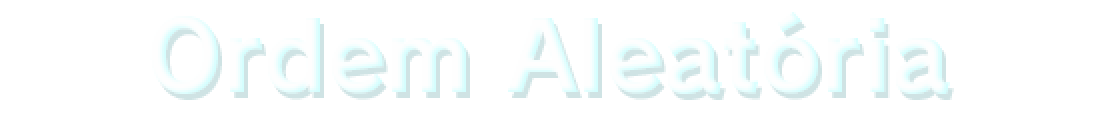
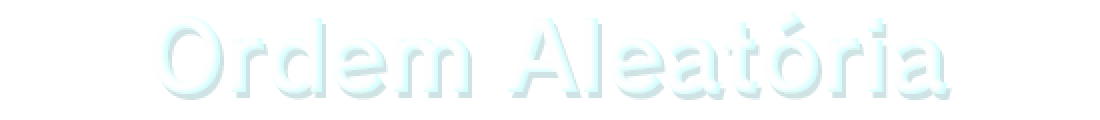
The second (1100, 120) image is a revision of the first. Changes to its layers:
added layer "Ordem Aleatória Centralizado 3" above "Ordem Aleatória Centralizado 2" over [152, 16, 948, 94]
hid "Ordem Aleatória Centralizado 2" over [152, 16, 950, 94]
